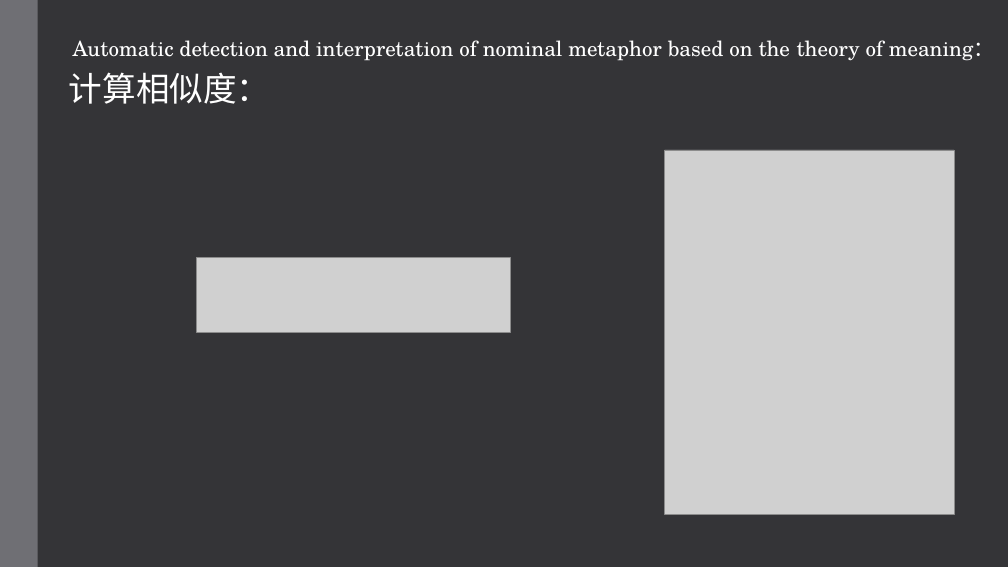
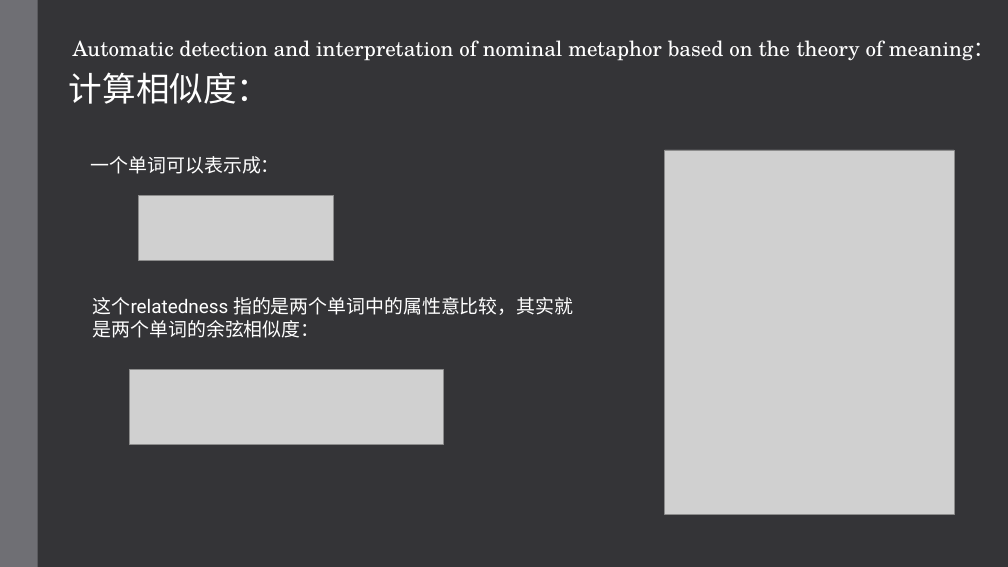
Before and after one commit to hixiaotian/metaphor_detection, a slide deck: slide 16 of 教学/20200809 metaphor interpretation.pptx (slide 13 before the commit). Drawn at 1008x567 pixels with LibreOffice and Linux fonts; fonts in the diff are those of the drawing; grey boxes stand for pictures. Boxes give left, top, right and bottom in pixels: in the first picture for what was removed or moved away, otherwise in the second. Text is boxed around its words. In the diff, an @@ line names an element or a change of style, - is before the commit and + after.

```diff
--- a/教学/20200809 metaphor interpretation.pptx
+++ b/教学/20200809 metaphor interpretation.pptx
@@ text added at (91,156,280,174), 18 pt, text #FFFFFF @@
+一个单词可以表示成：
@@ picture added at (138,195,333,261) @@
@@ text added at (93,297,573,338), 18 pt, text #FFFFFF @@
+这个relatedness 指的是两个单词中的属性意比较，其实就是两个单词的余弦相似度：
@@ picture: place and size @@
-picture at (196,257,510,332)
+picture at (129,370,443,445)
```
Also in this commit, not shown: 5 other slides changed, 10 slides added, 3 slides removed.
